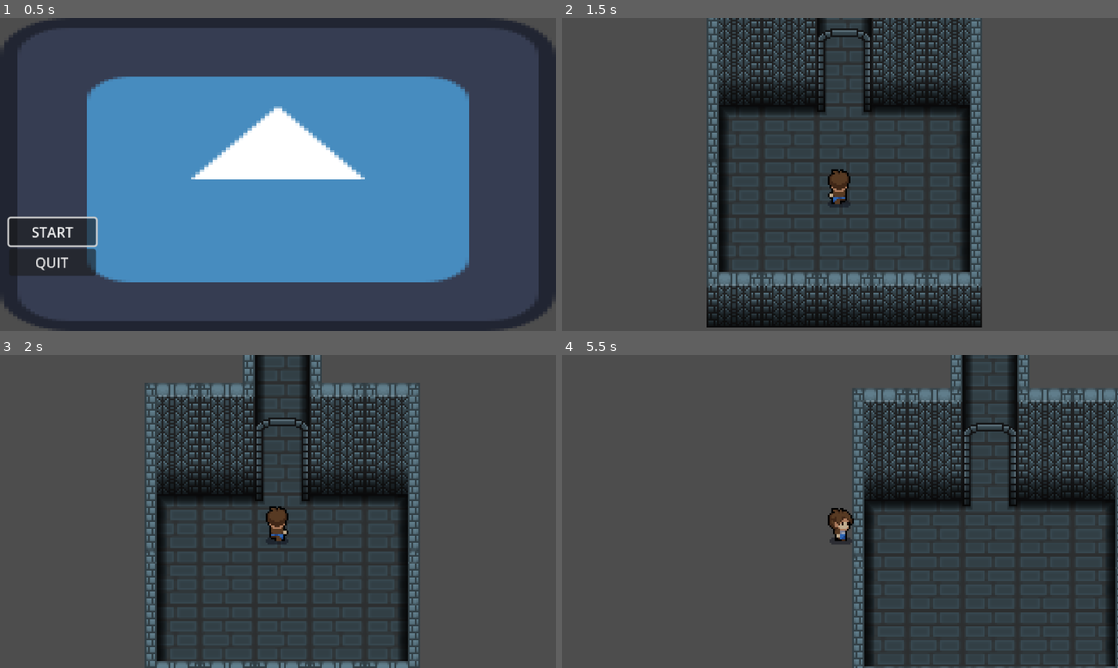
Above: before the commit, frames 1-4 (two rows, left to right).
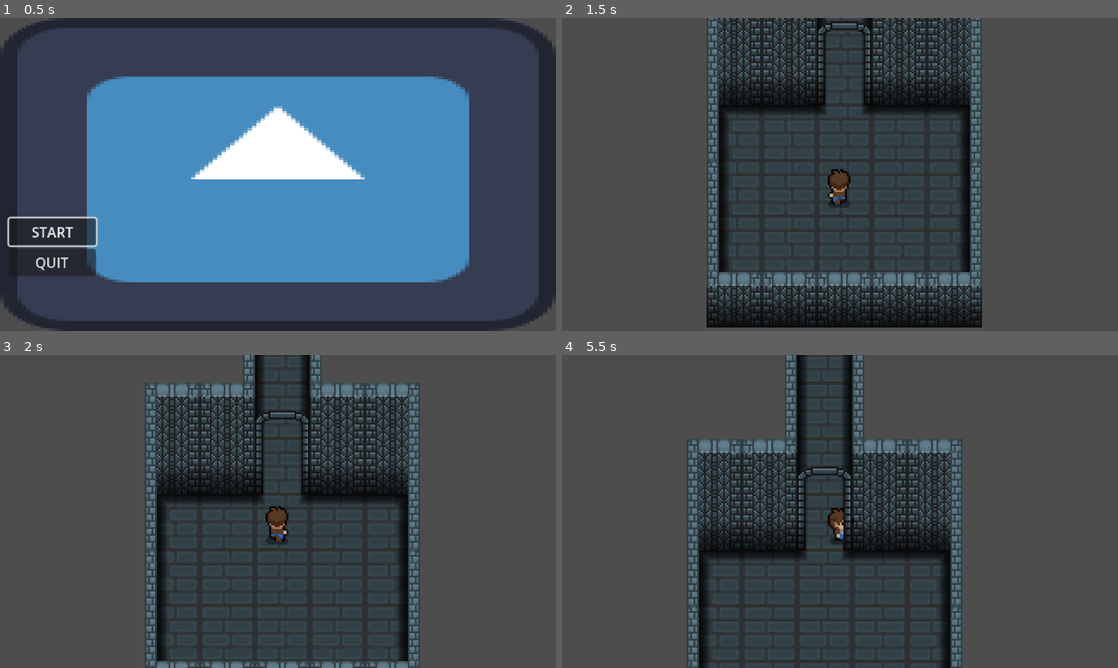
Above: after the commit, the same moments.

Repository: Travisbui/Capstone-Project
Game: Godot game, scene res://scenes/menu.tscn
The game is run twice, just before and just after one commit, with the same random seed, the same clock (stepped at 60 frames per second) and the same inputs. The engine's default icon, where the game draws it, is replaced by a stand-in: a white triangle on a blue panel in a dark square.
Inputs:
- Up to frame 1 (0.5 s): no input
- Up to frame 2 (1.5 s): click "START" at 0.5 s; hold Up (ui_up) from 1.28 s (still down)
- Up to frame 3 (2 s): keep holding Up (ui_up)
- Up to frame 4 (5.5 s): release Up (ui_up) at 2.78 s; hold Left (ui_left) 2.78-4.28 s; hold Down (ui_down) 4.28-5.03 s; hold Right (ui_right) from 5.03 s (still down)

Frame 1 is identical in both runs. In frame 2, 0.2% of the frame differs, in the area x 46-56%, y 1-30%; in frame 3, 0.2%; in frame 4, 51%, in the area x 22-100%, y 0-100%.

Commit message:
collisions added

Diff:
--- a/scenes/world.tscn
+++ b/scenes/world.tscn
@@ -276,10 +276,12 @@
 15:6/0 = 0
 15:6/0/physics_layer_0/linear_velocity = Vector2(0, 0)
 15:6/0/physics_layer_0/angular_velocity = 0.0
+15:6/0/physics_layer_0/polygon_0/points = PackedVector2Array(-16, -16, 16, -16, 16, 16, -16, 16)
 18:6/size_in_atlas = Vector2i(2, 2)
 18:6/0 = 0
 18:6/0/physics_layer_0/linear_velocity = Vector2(0, 0)
 18:6/0/physics_layer_0/angular_velocity = 0.0
+18:6/0/physics_layer_0/polygon_0/points = PackedVector2Array(-16, -16, 16, -16, 16, 16, -16, 16)
 18:9/size_in_atlas = Vector2i(2, 2)
 18:9/0 = 0
 18:9/0/physics_layer_0/linear_velocity = Vector2(0, 0)
@@ -300,10 +302,12 @@
 15:0/0 = 0
 15:0/0/physics_layer_0/linear_velocity = Vector2(0, 0)
 15:0/0/physics_layer_0/angular_velocity = 0.0
+15:0/0/physics_layer_0/polygon_0/points = PackedVector2Array(-16, -16, 16, -16, 16, 16, -16, 16)
 18:0/size_in_atlas = Vector2i(2, 2)
 18:0/0 = 0
 18:0/0/physics_layer_0/linear_velocity = Vector2(0, 0)
 18:0/0/physics_layer_0/angular_velocity = 0.0
+18:0/0/physics_layer_0/polygon_0/points = PackedVector2Array(-16, -16, 16, -16, 16, 16, -16, 16)
 15:3/size_in_atlas = Vector2i(2, 2)
 15:3/0 = 0
 15:3/0/physics_layer_0/linear_velocity = Vector2(0, 0)
@@ -316,6 +320,7 @@
 21:0/0 = 0
 21:0/0/physics_layer_0/linear_velocity = Vector2(0, 0)
 21:0/0/physics_layer_0/angular_velocity = 0.0
+21:0/0/physics_layer_0/polygon_0/points = PackedVector2Array(-16, -16, 16, -16, 16, 16, -16, 16)
 24:0/size_in_atlas = Vector2i(2, 2)
 24:0/0 = 0
 24:0/0/physics_layer_0/linear_velocity = Vector2(0, 0)
@@ -344,6 +349,7 @@
 21:6/0 = 0
 21:6/0/physics_layer_0/linear_velocity = Vector2(0, 0)
 21:6/0/physics_layer_0/angular_velocity = 0.0
+21:6/0/physics_layer_0/polygon_0/points = PackedVector2Array(-16, -16, 16, -16, 16, 16, -16, 16)
 24:6/size_in_atlas = Vector2i(2, 2)
 24:6/0 = 0
 24:6/0/physics_layer_0/linear_velocity = Vector2(0, 0)
@@ -604,16 +610,7 @@
 
 [sub_resource type="TileSetAtlasSource" id="TileSetAtlasSource_lab12"]
 texture = ExtResource("8_jc3ii")
-texture_region_size = Vector2i(8, 8)
-14:2/0 = 0
-14:2/0/physics_layer_0/linear_velocity = Vector2(0, 0)
-14:2/0/physics_layer_0/angular_velocity = 0.0
-5:4/0 = 0
-5:4/0/physics_layer_0/linear_velocity = Vector2(0, 0)
-5:4/0/physics_layer_0/angular_velocity = 0.0
-16:19/0 = 0
-16:19/0/physics_layer_0/linear_velocity = Vector2(0, 0)
-16:19/0/physics_layer_0/angular_velocity = 0.0
+texture_region_size = Vector2i(8, 32)
 32:24/size_in_atlas = Vector2i(4, 7)
 32:24/0 = 0
 32:24/0/physics_layer_0/linear_velocity = Vector2(0, 0)
@@ -622,6 +619,120 @@
 48:24/0 = 0
 48:24/0/physics_layer_0/linear_velocity = Vector2(0, 0)
 48:24/0/physics_layer_0/angular_velocity = 0.0
+16:12/size_in_atlas = Vector2i(2, 3)
+16:12/0 = 0
+16:12/0/physics_layer_0/linear_velocity = Vector2(0, 0)
+16:12/0/physics_layer_0/angular_velocity = 0.0
+48:6/size_in_atlas = Vector2i(4, 2)
+48:6/0 = 0
+48:6/0/physics_layer_0/linear_velocity = Vector2(0, 0)
+48:6/0/physics_layer_0/angular_velocity = 0.0
+32:6/size_in_atlas = Vector2i(4, 2)
+32:6/0 = 0
+32:6/0/physics_layer_0/linear_velocity = Vector2(0, 0)
+32:6/0/physics_layer_0/angular_velocity = 0.0
+32:6/0/physics_layer_0/polygon_0/points = PackedVector2Array(-16, 10.6667, -10.6667, 10.6667, -10.6667, 16, -16, 16)
+32:6/0/physics_layer_0/polygon_1/points = PackedVector2Array(10.6667, 10.6667, 16, 10.6667, 16, 16, 10.6667, 16)
+4:0/size_in_atlas = Vector2i(8, 2)
+4:0/0 = 0
+4:0/0/physics_layer_0/linear_velocity = Vector2(0, 0)
+4:0/0/physics_layer_0/angular_velocity = 0.0
+0:2/size_in_atlas = Vector2i(4, 2)
+0:2/0 = 0
+0:2/0/physics_layer_0/linear_velocity = Vector2(0, 0)
+0:2/0/physics_layer_0/angular_velocity = 0.0
+7:2/size_in_atlas = Vector2i(6, 2)
+7:2/0 = 0
+7:2/0/physics_layer_0/linear_velocity = Vector2(0, 0)
+7:2/0/physics_layer_0/angular_velocity = 0.0
+16:2/size_in_atlas = Vector2i(4, 2)
+16:2/0 = 0
+16:2/0/physics_layer_0/linear_velocity = Vector2(0, 0)
+16:2/0/physics_layer_0/angular_velocity = 0.0
+4:4/size_in_atlas = Vector2i(8, 2)
+4:4/0 = 0
+4:4/0/physics_layer_0/linear_velocity = Vector2(0, 0)
+4:4/0/physics_layer_0/angular_velocity = 0.0
+0:6/size_in_atlas = Vector2i(4, 2)
+0:6/0 = 0
+0:6/0/physics_layer_0/linear_velocity = Vector2(0, 0)
+0:6/0/physics_layer_0/angular_velocity = 0.0
+7:6/size_in_atlas = Vector2i(6, 2)
+7:6/0 = 0
+7:6/0/physics_layer_0/linear_velocity = Vector2(0, 0)
+7:6/0/physics_layer_0/angular_velocity = 0.0
+16:6/size_in_atlas = Vector2i(4, 2)
+16:6/0 = 0
+16:6/0/physics_layer_0/linear_velocity = Vector2(0, 0)
+16:6/0/physics_layer_0/angular_velocity = 0.0
+23:6/size_in_atlas = Vector2i(6, 2)
+23:6/0 = 0
+23:6/0/physics_layer_0/linear_velocity = Vector2(0, 0)
+23:6/0/physics_layer_0/angular_velocity = 0.0
+20:4/size_in_atlas = Vector2i(8, 2)
+20:4/0 = 0
+20:4/0/physics_layer_0/linear_velocity = Vector2(0, 0)
+20:4/0/physics_layer_0/angular_velocity = 0.0
+36:4/size_in_atlas = Vector2i(8, 2)
+36:4/0 = 0
+36:4/0/physics_layer_0/linear_velocity = Vector2(0, 0)
+36:4/0/physics_layer_0/angular_velocity = 0.0
+39:6/size_in_atlas = Vector2i(6, 2)
+39:6/0 = 0
+39:6/0/physics_layer_0/linear_velocity = Vector2(0, 0)
+39:6/0/physics_layer_0/angular_velocity = 0.0
+32:10/size_in_atlas = Vector2i(4, 2)
+32:10/0 = 0
+32:10/0/physics_layer_0/linear_velocity = Vector2(0, 0)
+32:10/0/physics_layer_0/angular_velocity = 0.0
+39:10/size_in_atlas = Vector2i(6, 2)
+39:10/0 = 0
+39:10/0/physics_layer_0/linear_velocity = Vector2(0, 0)
+39:10/0/physics_layer_0/angular_velocity = 0.0
+23:2/size_in_atlas = Vector2i(6, 2)
+23:2/0 = 0
+23:2/0/physics_layer_0/linear_velocity = Vector2(0, 0)
+23:2/0/physics_layer_0/angular_velocity = 0.0
+20:0/size_in_atlas = Vector2i(8, 2)
+20:0/0 = 0
+20:0/0/physics_layer_0/linear_velocity = Vector2(0, 0)
+20:0/0/physics_layer_0/angular_velocity = 0.0
+36:0/size_in_atlas = Vector2i(8, 2)
+36:0/0 = 0
+36:0/0/physics_layer_0/linear_velocity = Vector2(0, 0)
+36:0/0/physics_layer_0/angular_velocity = 0.0
+32:2/size_in_atlas = Vector2i(4, 2)
+32:2/0 = 0
+32:2/0/physics_layer_0/linear_velocity = Vector2(0, 0)
+32:2/0/physics_layer_0/angular_velocity = 0.0
+39:2/size_in_atlas = Vector2i(6, 2)
+39:2/0 = 0
+39:2/0/physics_layer_0/linear_velocity = Vector2(0, 0)
+39:2/0/physics_layer_0/angular_velocity = 0.0
+48:2/size_in_atlas = Vector2i(4, 2)
+48:2/0 = 0
+48:2/0/physics_layer_0/linear_velocity = Vector2(0, 0)
+48:2/0/physics_layer_0/angular_velocity = 0.0
+55:2/size_in_atlas = Vector2i(6, 2)
+55:2/0 = 0
+55:2/0/physics_layer_0/linear_velocity = Vector2(0, 0)
+55:2/0/physics_layer_0/angular_velocity = 0.0
+52:0/size_in_atlas = Vector2i(8, 2)
+52:0/0 = 0
+52:0/0/physics_layer_0/linear_velocity = Vector2(0, 0)
+52:0/0/physics_layer_0/angular_velocity = 0.0
+52:4/size_in_atlas = Vector2i(8, 2)
+52:4/0 = 0
+52:4/0/physics_layer_0/linear_velocity = Vector2(0, 0)
+52:4/0/physics_layer_0/angular_velocity = 0.0
+55:6/size_in_atlas = Vector2i(6, 2)
+55:6/0 = 0
+55:6/0/physics_layer_0/linear_velocity = Vector2(0, 0)
+55:6/0/physics_layer_0/angular_velocity = 0.0
+36:8/size_in_atlas = Vector2i(8, 2)
+36:8/0 = 0
+36:8/0/physics_layer_0/linear_velocity = Vector2(0, 0)
+36:8/0/physics_layer_0/angular_velocity = 0.0
 
 [sub_resource type="TileSet" id="TileSet_81s48"]
 tile_size = Vector2i(32, 32)
@@ -634,7 +745,7 @@
 sources/6 = SubResource("TileSetAtlasSource_lab12")
 
 [sub_resource type="RectangleShape2D" id="RectangleShape2D_mspeb"]
-size = Vector2(109, 71)
+size = Vector2(109, 55)
 
 [node name="world" type="Node2D"]
 y_sort_enabled = true
@@ -656,7 +767,7 @@
 layer_0/tile_data = PackedInt32Array(1179662, 786435, 3, 1114126, 1376259, 6, 1114125, 1179651, 6, 1114123, 1179651, 6, …(6172 unchanged characters)…
 layer_1/name = "y-sort"
 layer_1/y_sort_enabled = true
-layer_1/tile_data = PackedInt32Array(1114124, 2097158, 24)
+layer_1/tile_data = PackedInt32Array(1114124, 2097158, 6)
 
 [node name="CanvasLayer" type="CanvasLayer" parent="."]
 
@@ -666,7 +777,7 @@
 script = ExtResource("9_xfuwg")
 
 [node name="CollisionShape2D" type="CollisionShape2D" parent="transition_to_2"]
-position = Vector2(586.5, -444.5)
+position = Vector2(586.5, -452.5)
 shape = SubResource("RectangleShape2D_mspeb")
 
 [connection signal="body_entered" from="transition_to_2" to="transition_to_2" method="_on_body_entered"]
